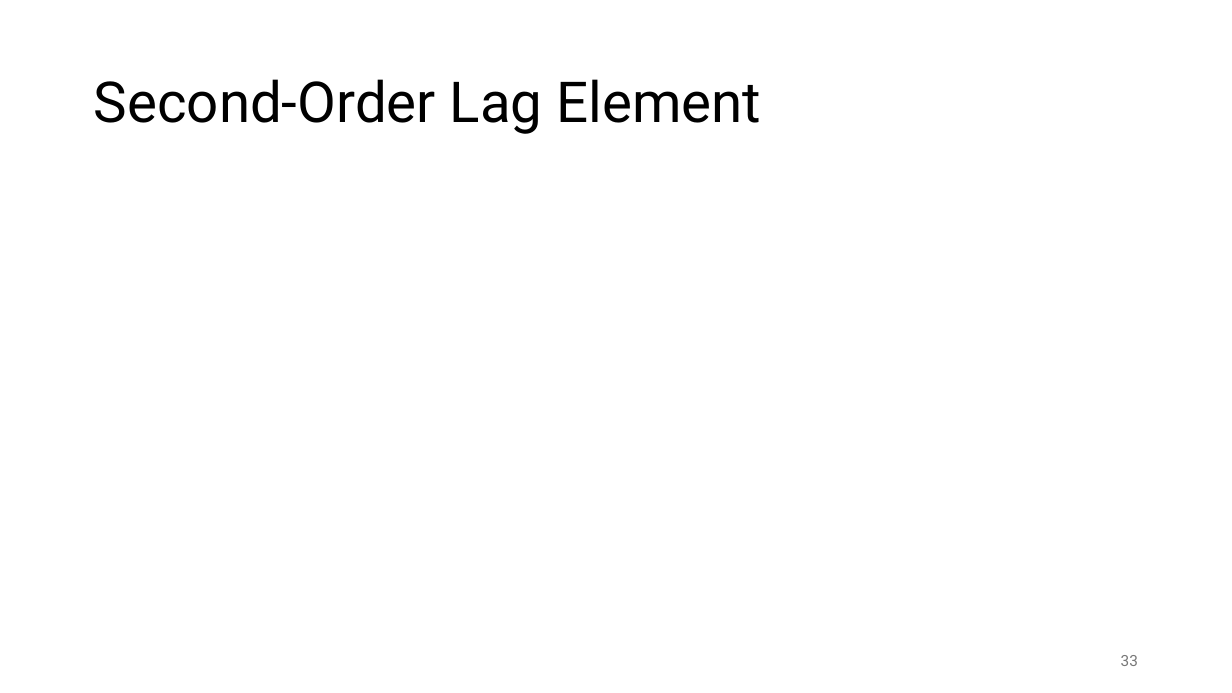
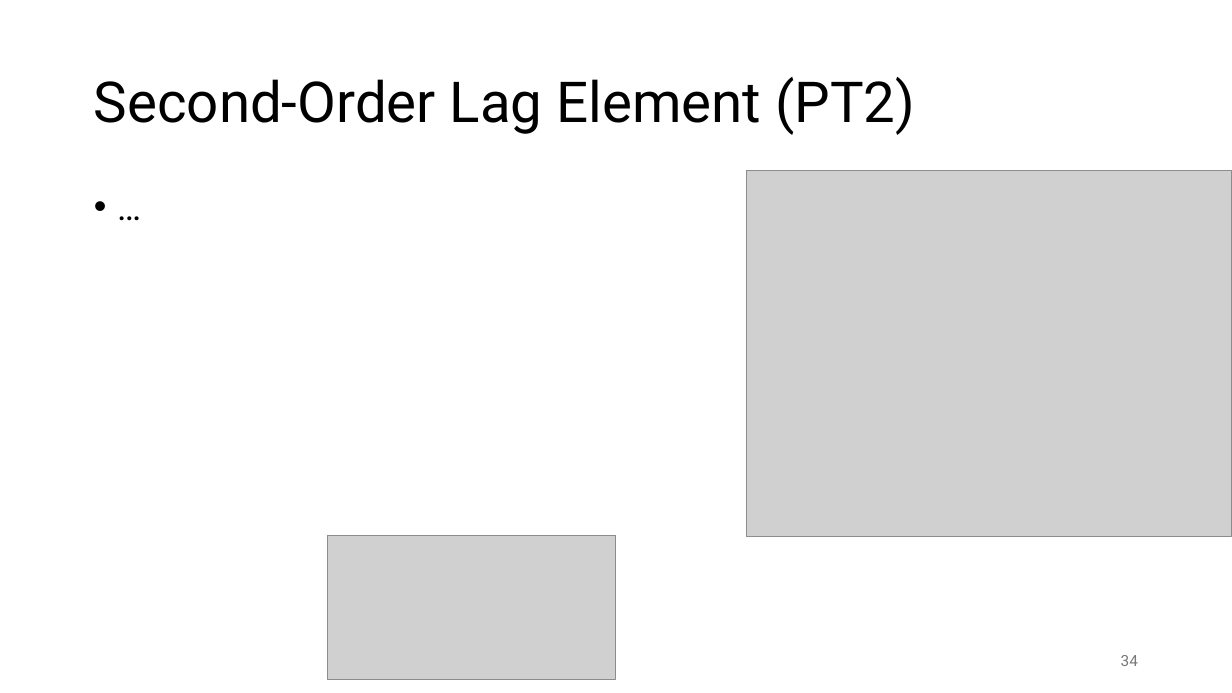
Before and after one commit to FelixWick/control_engineering, a slide deck: slide 34 of slides/3_Laplace.pptx (slide 33 before the commit). Drawn at 1232x693 pixels with LibreOffice and Linux fonts; fonts in the diff are those of the drawing; grey boxes stand for pictures. Boxes give left, top, right and bottom in pixels: in the first picture for what was removed or moved away, otherwise in the second. Text is boxed around its words. In the diff, an @@ line names an element or a change of style, - is before the commit and + after.

Commit message:
individual elements

```diff
--- a/slides/3_Laplace.pptx
+++ b/slides/3_Laplace.pptx
@@ title at <box>94,77,915,135</box>: text changed @@
-Second-Order Lag Element
+Second-Order Lag Element (PT2)
@@ picture added at <box>747,171,1232,537</box> @@
@@ text added at <box>85,185,1148,625</box>, 28 pt, text #000000 @@
+• …
@@ picture added at <box>327,536,616,680</box> @@
@@ page number at <box>1121,655,1138,666</box>: text changed @@
-33
+34
```
Also in this commit, not shown: 4 other slides changed, 2 slides added, 1 slide removed.
